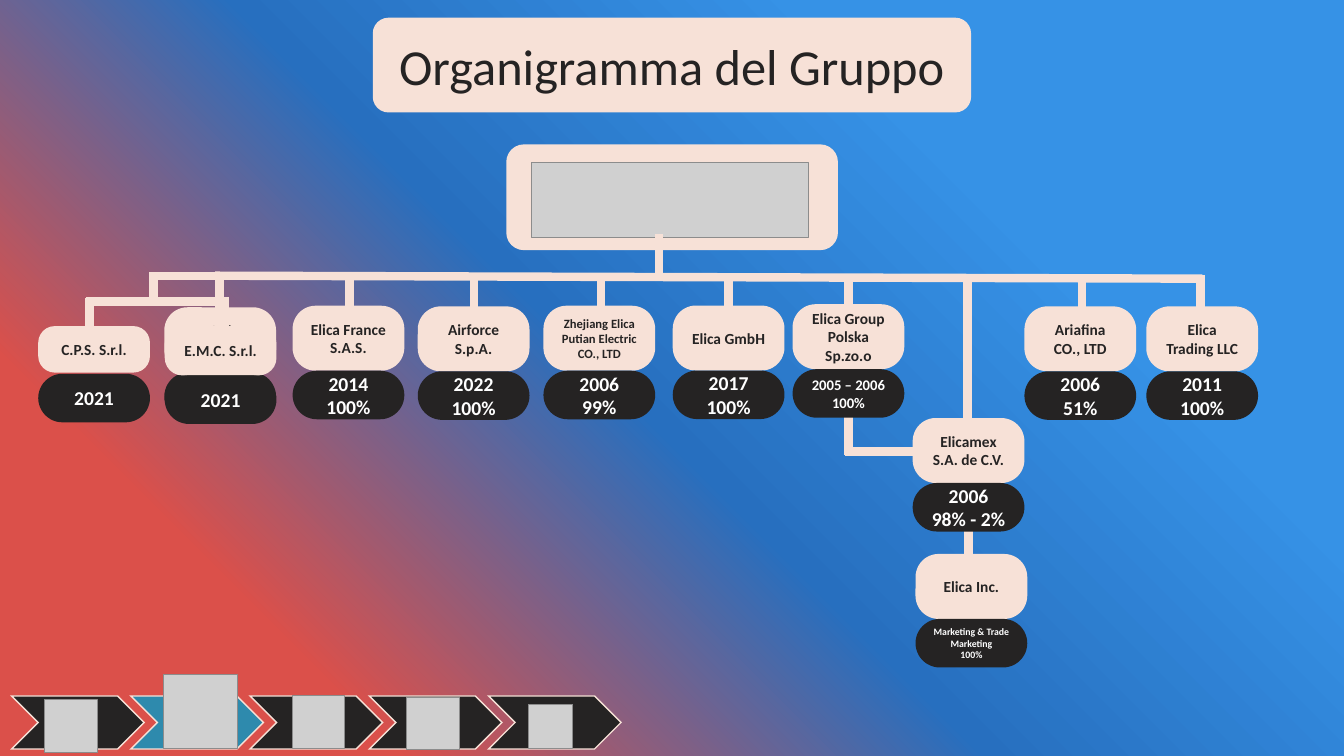
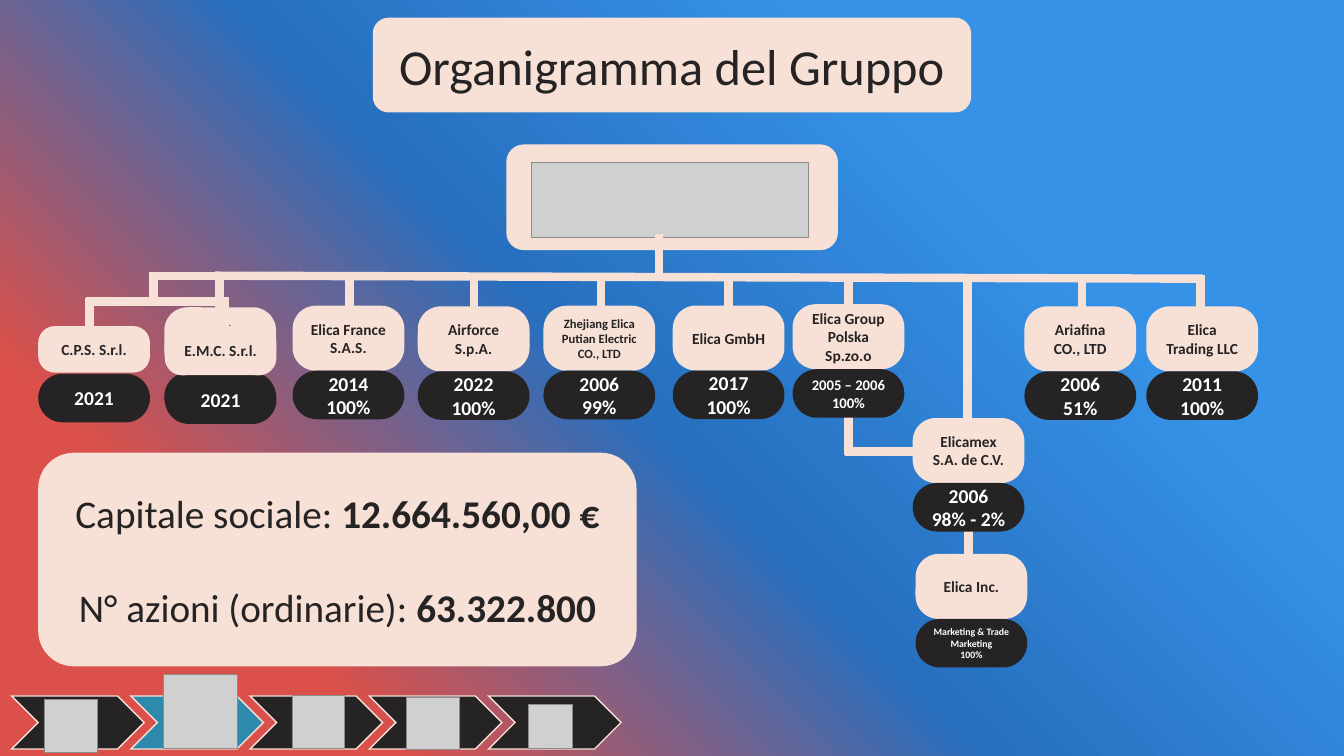
Before and after one commit to OMGitsDrake/PWEOA23-IDueMoschettieri, a slide deck: slide 9 of Elica [I Due Moschettieri].pptx. Drawn at 1344x756 pixels with LibreOffice and Linux fonts; fonts in the diff are those of the drawing; grey boxes stand for pictures. Boxes give left, top, right and bottom in pixels: in the first picture for what was removed or moved away, otherwise in the second. Text is boxed around its words. In the diff, an @@ line names an element or a change of style, - is before the commit and + after.

Commit message:
Bibliografia, c.sociale e n.azioni + finite slide post-bmc (dovrebbe essere finita)

```diff
--- a/Elica [I Due Moschettieri].pptx
+++ b/Elica [I Due Moschettieri].pptx
@@ rounded rectangle added at (38,453,637,666), fill #F7E1D7, 28 pt, text #252323 @@
+Capitale sociale: 12.664.560,00 €
+N° azioni (ordinarie): 63.322.800
```
Also in this commit, not shown: 4 other slides changed.
